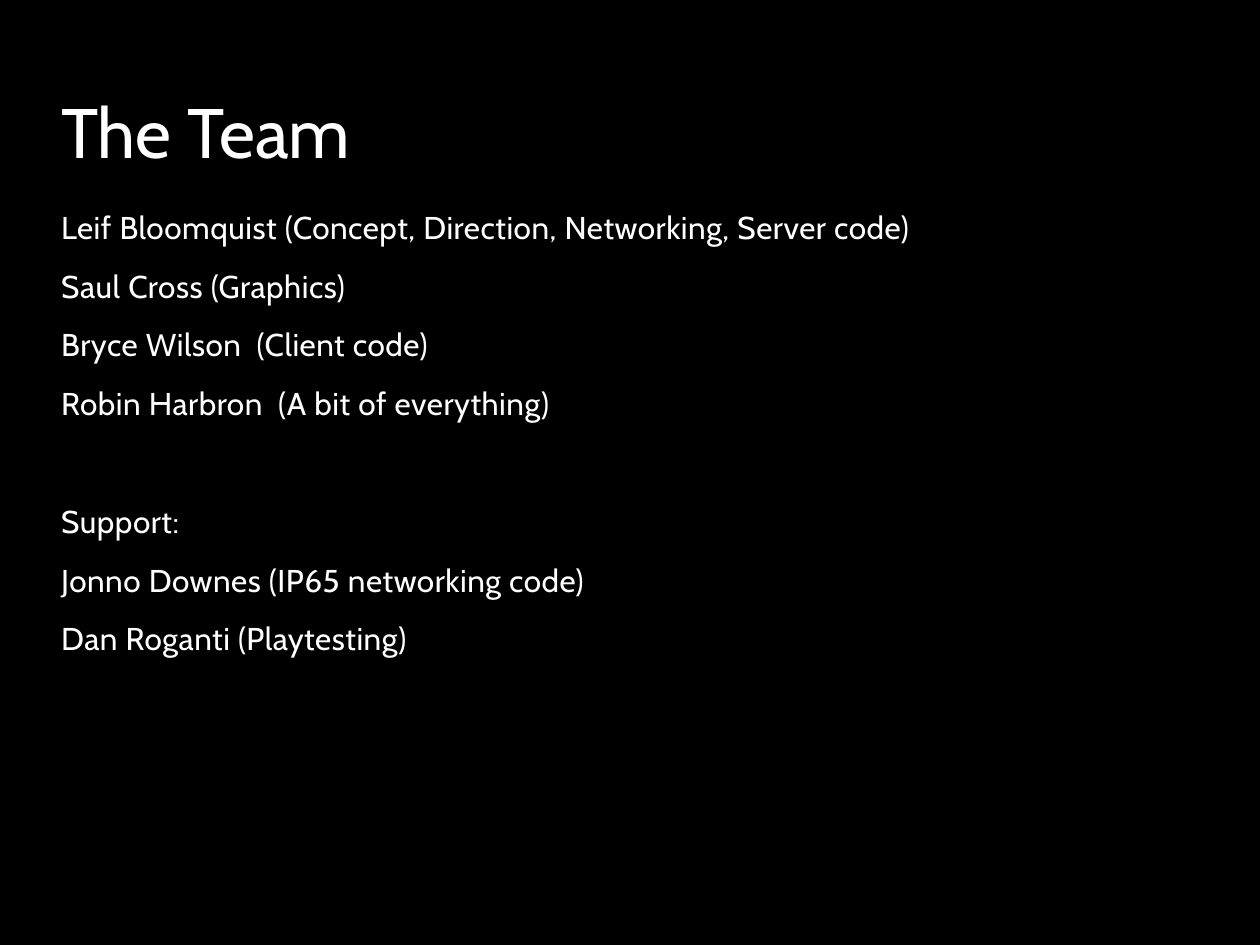
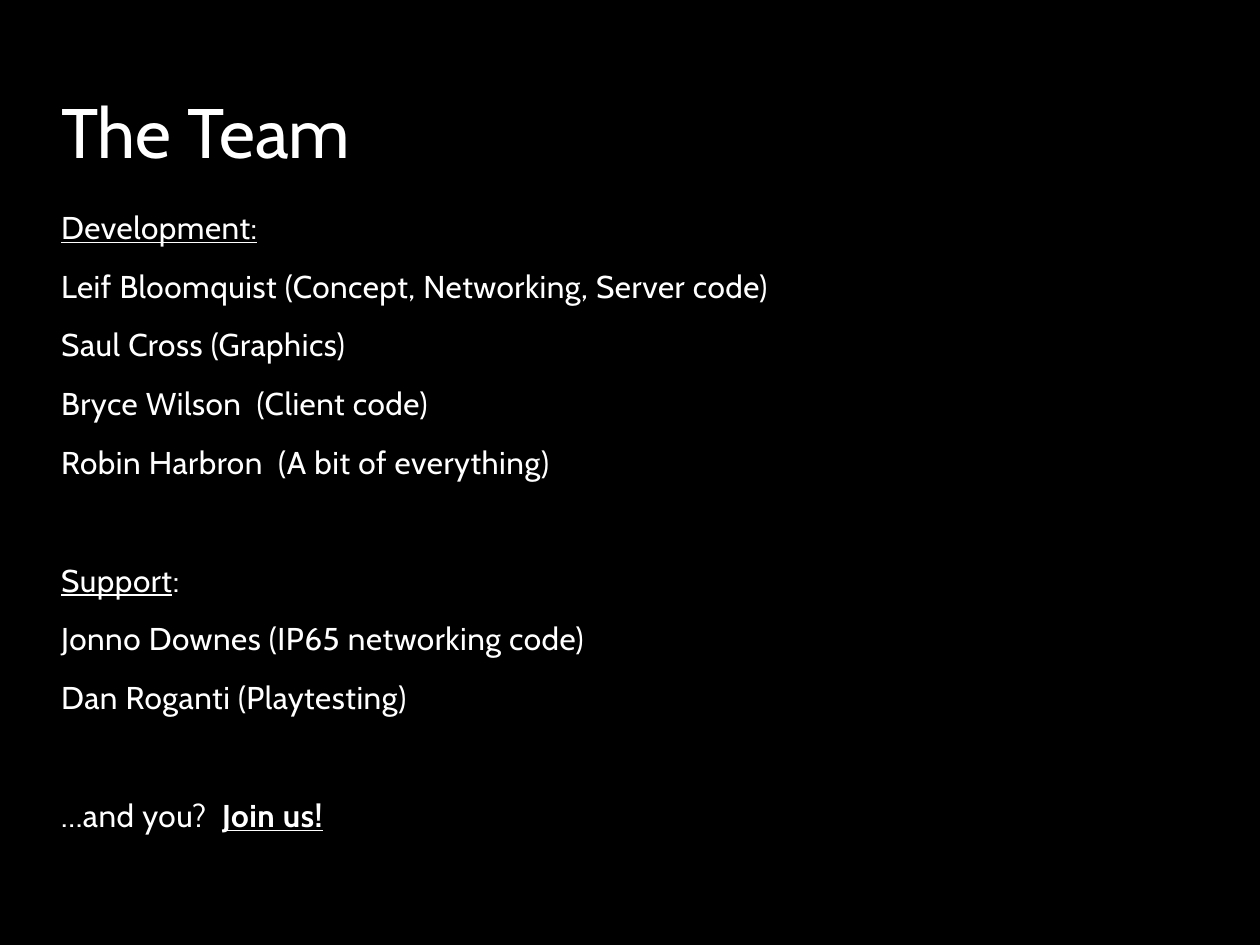
Before and after one commit to LeifBloomquist/Vortex, a slide deck: slide 11 of Docs/Vortex ECCC 2013.pptx (slide 8 before the commit). Drawn at 1260x945 pixels with LibreOffice and Linux fonts; fonts in the diff are those of the drawing; background and template pictures are left out. Boxes give left, top, right and bottom in pixels: in the first picture for what was removed or moved away, otherwise in the second. Text is boxed around its words. In the diff, an @@ line names an element or a change of style, - is before the commit and + after.

```diff
--- a/Docs/Vortex ECCC 2013.pptx
+++ b/Docs/Vortex ECCC 2013.pptx
@@ text at (61,215,768,305): text changed @@
-Leif Bloomquist (Concept, Direction, Networking, Server code)
+Development:
+Leif Bloomquist (Concept, Networking, Server code)
@@ text at (61,569,179,599): underline on in "Support:" @@
@@ text at (61,803,323,834): paragraph added @@
+…and you? Join us!
```
Also in this commit, not shown: 6 other slides changed, 4 slides added, 11 other files.
